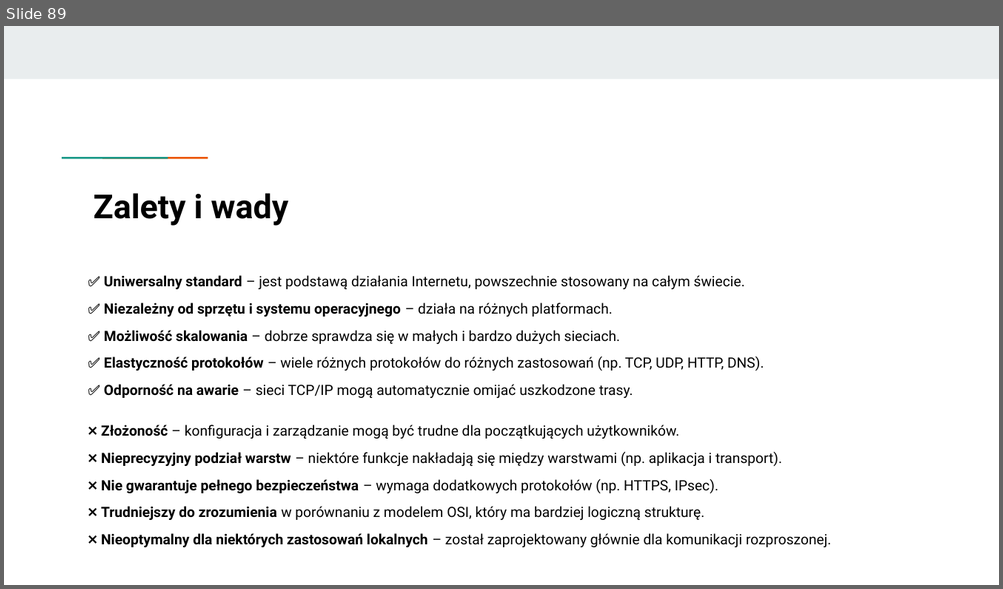
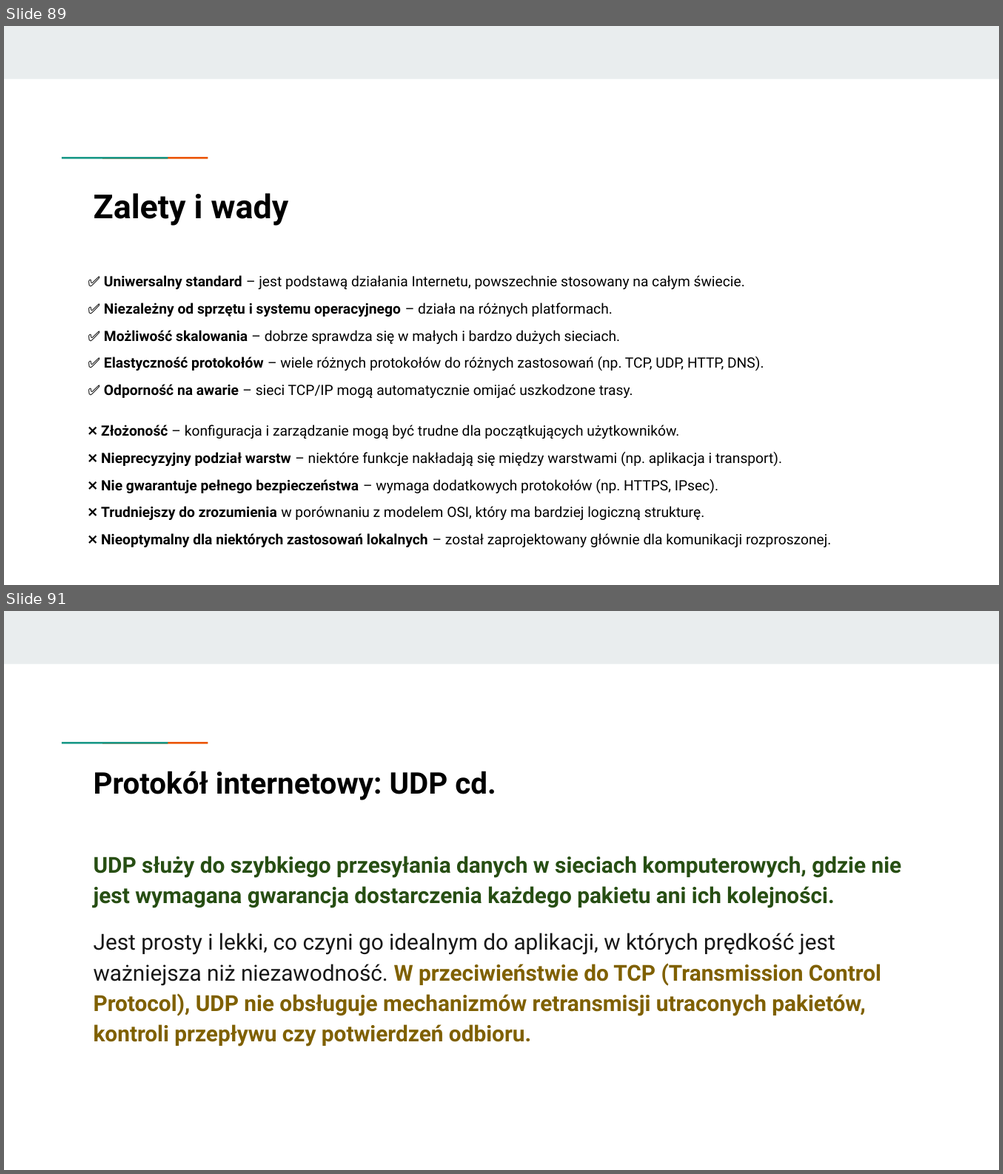
Before and after one commit to KasiaKasia/PRZEDMIOTY, a slide deck: ZASTOSOWANIE_INFORMATYKI/1A-gr_2/Zastosowanie informatyki - 1A gr. 2.pptx. Shown one above the other, each under a label of ours: slide 89 before the commit, slides 89 and 91 after it; the slides between them are not shown. The pictures are 1003x589 and 1003x1174 pixels, drawn with LibreOffice and Linux fonts; fonts in the diff are those of the drawing. Boxes give left, top, right and bottom in pixels: in the first picture for what was removed or moved away, otherwise in the second. Text is boxed around its words. In the diff, an @@ line names an element or a change of style, - is before the commit and + after.

```diff
--- a/ZASTOSOWANIE_INFORMATYKI/1A-gr_2/Zastosowanie informatyki - 1A gr. 2.pptx
+++ b/ZASTOSOWANIE_INFORMATYKI/1A-gr_2/Zastosowanie informatyki - 1A gr. 2.pptx
@@ slide 91 added at (x1=4, y1=611, x2=999, y2=1170), background #FFFFFF; not listed: 3 template elements that a slide beside it also shows @@
@@ title added at (x1=94, y1=771, x2=495, y2=800), 21.6 pt, text #000000, bold @@
+Protokół internetowy: UDP cd.
@@ text added at (x1=94, y1=856, x2=902, y2=1047), 16 pt, text #7F6000, bold @@
+UDP służy do szybkiego przesyłania danych w sieciach komputerowych, gdzie nie jest wymagana gwarancja dostarczenia każdego pakietu ani ich kolejności.
+Jest prosty i lekki, co czyni go idealnym do aplikacji, w których prędkość jest ważniejsza niż niezawodność. W przeciwieństwie do TCP (Transmission Control Protocol), UDP nie obsługuje mechanizmów retransmisji utraconych pakietów, kontroli przepływu czy potwierdzeń odbioru.
```
Also in this commit, not shown: 5 other slides added, 1 other file.
